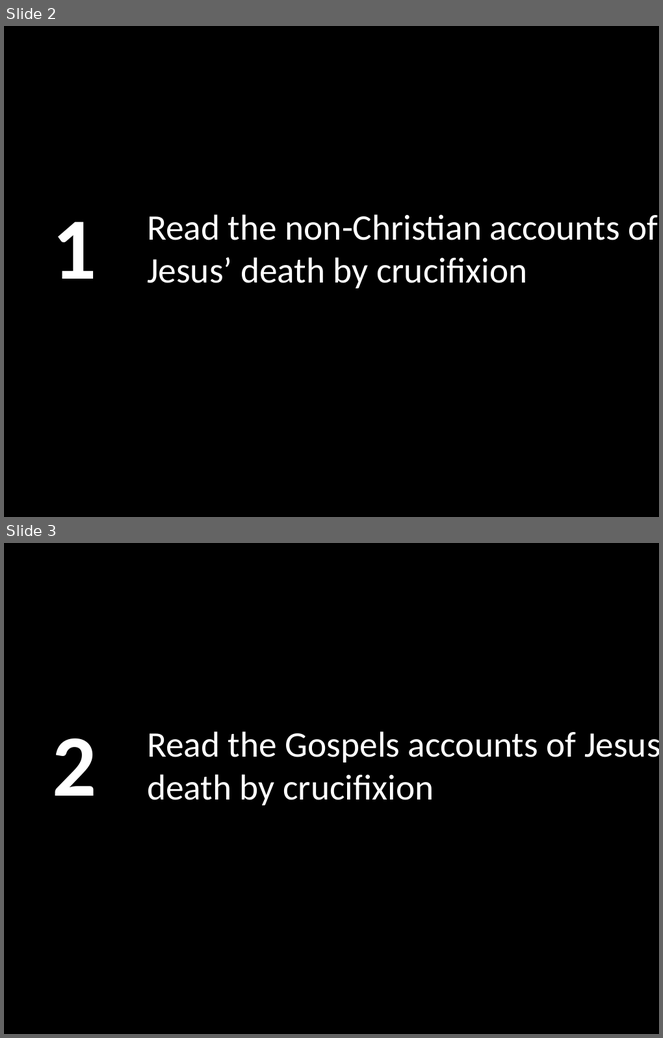
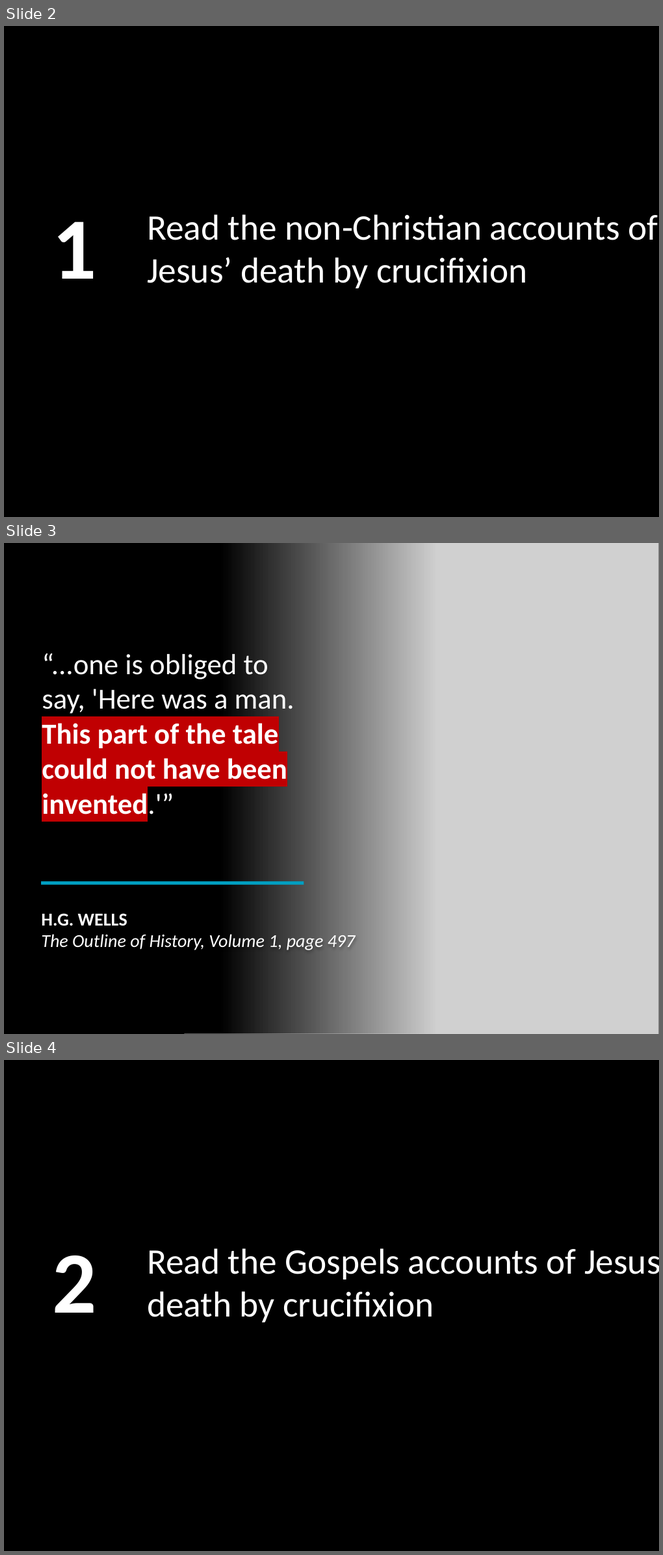
Before and after one commit to LukeMurphey/Ai1L, a slide deck: companion-website/public/files/24. Facts 1 & 2.pptx. Shown one above the other, each under a label of ours: slides 2 and 3 before the commit, slides 2, 3 and 4 after it. The pictures are 663x1038 and 663x1555 pixels, drawn with LibreOffice and Linux fonts; fonts in the diff are those of the drawing; grey boxes stand for pictures. Boxes give left, top, right and bottom in pixels: in the first picture for what was removed or moved away, otherwise in the second. Text is boxed around its words. In the diff, an @@ line names an element or a change of style, - is before the commit and + after.

```diff
--- a/companion-website/public/files/24. Facts 1 & 2.pptx
+++ b/companion-website/public/files/24. Facts 1 & 2.pptx
@@ slide 3 added at [4, 543, 659, 1034], background #000000 @@
@@ rectangle added at [4, 543, 435, 1034], fill gradient #000000 @@
@@ picture added at [184, 543, 659, 1034] @@
@@ text added at [42, 653, 295, 822], 32 pt, text #FFFFFF, bold @@
+“...one is obliged to say, 'Here was a man. This part of the tale could not have been invented.'”
@@ rectangle added at [40, 882, 304, 885], fill #009EC0 @@
@@ text added at [41, 913, 356, 951], 20 pt, text #FFFFFF, italic @@
+H.G. WELLS
+The Outline of History, Volume 1, page 497
@@ what was slide 3 is now slide 4 @@
```
Also in this commit, not shown: 1 slide changed.
